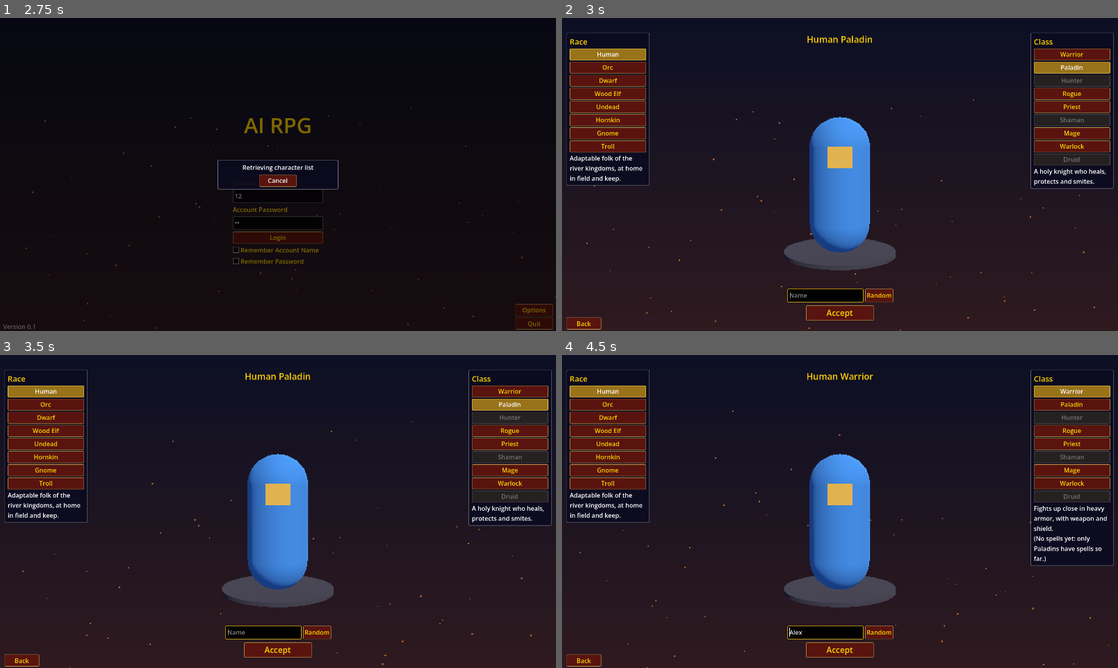
Above: before the commit, frames 1-4 (two rows, left to right).
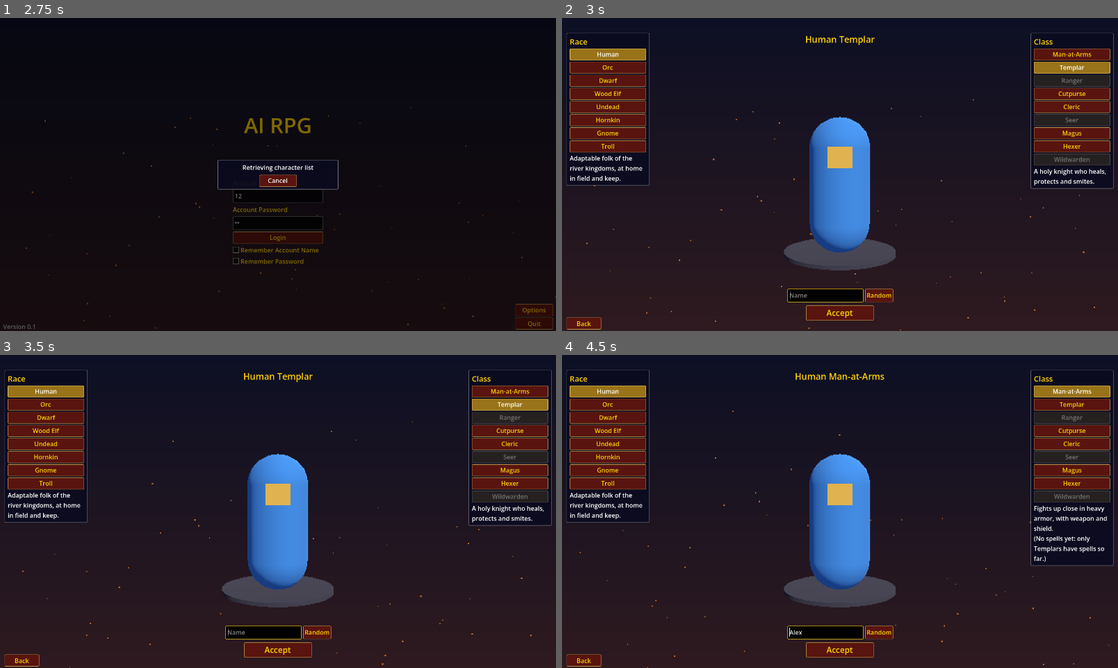
Above: after the commit, the same moments.

Repository: BountieHuntre/ai-rpg
Game: Godot game, scene res://scenes/front_end/front_end.tscn
Two runs of this game, one before a commit and one after it. Both use one fixed random seed, a clock stepped at 60 frames per second and the inputs below.
Inputs (mouse positions are in pixels of both pictures, inside the frame that each line leads up to):
- Up to frame 1 (2.75 s): click (278, 196) at 0.52 s; type "12" at 0.6 s; click (278, 221) at 0.75 s; type "12" at 0.83 s; click "Login" at 1.25 s; click "Remember Account Name" at 2 s
- Up to frame 2 (3 s): click "Remember Password" at 2.75 s
- Up to frame 3 (3.5 s): no input
- Up to frame 4 (4.5 s): click (823, 633) at 3.52 s; type "Alex" at 3.6 s; click (1073, 392) at 4.25 s, where only the run before the commit has a clickable "Warrior"

Frame 1 is identical in both runs. In frame 2, 0.6% of the frame differs, in the area x 43-96%, y 5-46%; in frame 3, 0.6%; in frame 4, 0.7%, in the area x 42-98%, y 5-64%.

Commit message:
Rename the classes, keep Presences in learned order, hide the XP bar at 60, describe buffs
Classes get the game's own names (Man-at-Arms, Templar, Ranger, Cutpurse,
Cleric, Seer, Magus, Hexer, Wildwarden); the enum and trainer key keep
classic's. Buff tooltips show what the buff does.

Co-Authored-By: Claude Opus 5.5 <noreply@anthropic.com>

Diff:
--- a/scenes/front_end/front_end.gd
+++ b/scenes/front_end/front_end.gd
@@ -415,7 +415,7 @@
 		classes.add_child(button)
 	var class_text := CLASS_TEXT[_class] as String
 	if not _class in CLASSES_WITH_SPELLS:
-		class_text += "\n(No spells yet: only Paladins have spells so far.)"
+		class_text += "\n(No spells yet: only Templars have spells so far.)"
 	var class_label := _label(class_text, Color.WHITE)
 	class_label.autowrap_mode = TextServer.AUTOWRAP_WORD_SMART
 	classes.add_child(class_label)
--- a/scenes/npcs/npc.gd
+++ b/scenes/npcs/npc.gd
@@ -5,7 +5,7 @@
 ## by the NPC's node name (see data/quests.json).
 
 @export var npc_name := "Sir Aldric Fenn"
-@export var subname := "Paladin Trainer"
+@export var subname := "Templar Trainer"
 ## Trainer list in data/classic/spells.json, or "" for none.
 @export var trainer := ""
 ## creature_template entry of a vendor in data/classic/vendors.json, or 0.
--- a/scripts/spells/spell_text.gd
+++ b/scripts/spells/spell_text.gd
@@ -21,7 +21,7 @@
 	if name.begins_with("Greater Boon of "):
 		var single := _boon(name.trim_prefix("Greater "), t)
 		if not single.is_empty():
-			return single.trim_suffix(" One Boon per Paladin on each target.") + " Blesses everyone of the target's class in your party and raid."
+			return single.trim_suffix(" One Boon per Templar on each target.") + " Blesses everyone of the target's class in your party and raid."
 	if name.begins_with("Boon of "):
 		return _boon(name, t)
 	if name.ends_with(" Presence"):
@@ -118,7 +118,7 @@
 			text = "Increases a friendly target's attributes by %s%% for %s." % [t.amount(0), lasts]
 		_:
 			return ""
-	return text + " One Boon per Paladin on each target."
+	return text + " One Boon per Templar on each target."
 
 
 static func _presence(name: String, t: _Values) -> String:
--- a/scripts/stats/classic_data.gd
+++ b/scripts/stats/classic_data.gd
@@ -11,10 +11,11 @@
 const TABLES_PATH := "res://data/classic/player_tables.json"
 const CHARACTERS_PATH := "res://data/classic/characters.json"
 
+## The game's own class names; the enum keeps classic's.
 const CLASS_NAMES := {
-	CharClass.WARRIOR: "Warrior", CharClass.PALADIN: "Paladin", CharClass.HUNTER: "Hunter",
-	CharClass.ROGUE: "Rogue", CharClass.PRIEST: "Priest", CharClass.SHAMAN: "Shaman",
-	CharClass.MAGE: "Mage", CharClass.WARLOCK: "Warlock", CharClass.DRUID: "Druid",
+	CharClass.WARRIOR: "Man-at-Arms", CharClass.PALADIN: "Templar", CharClass.HUNTER: "Ranger",
+	CharClass.ROGUE: "Cutpurse", CharClass.PRIEST: "Cleric", CharClass.SHAMAN: "Seer",
+	CharClass.MAGE: "Magus", CharClass.WARLOCK: "Hexer", CharClass.DRUID: "Wildwarden",
 }
 const RACE_NAMES := {
 	Race.HUMAN: "Human", Race.ORC: "Orc", Race.DWARF: "Dwarf", Race.NIGHT_ELF: "Wood Elf",
--- a/ui/combat_hud.gd
+++ b/ui/combat_hud.gd
@@ -175,10 +175,9 @@
 	_set_bar(_player_mana, me.mana, me.max_mana)
 	_player_mana_text.text = "%d/%d" % [int(me.mana), me.max_mana]
 	_player_level.text = "Lv %d" % me.level
-	if me.level >= ClassicData.MAX_LEVEL:
-		_set_bar(_player_xp, 1.0, 1.0)
-		_player_xp_text.text = "Max level"
-	else:
+	# No XP bar at the level cap, as in classic.
+	_player_xp.get_parent().visible = me.level < ClassicData.MAX_LEVEL
+	if me.level < ClassicData.MAX_LEVEL:
 		var needed := ClassicData.xp_to_next(me.level)
 		_set_bar(_player_xp, GameState.xp, needed)
 		_player_xp_text.text = "%d/%d XP" % [GameState.xp, needed]
@@ -692,6 +691,9 @@
 
 
 func _on_leveled_up(new_level: int) -> void:
+	# At the cap the XP bar goes, and the stance bar moves down into its place.
+	if new_level >= ClassicData.MAX_LEVEL:
+		_build.call_deferred()
 	show_banner("Level %d!" % new_level)
 	Sfx.play("level_up")
 
--- a/ui/spell_ui.gd
+++ b/ui/spell_ui.gd
@@ -251,9 +251,11 @@
 		var name: String = spell.SpellName
 		if not best.has(name) or int(spell.SpellLevel) > int(SpellDB.get_spell(best[name]).SpellLevel):
 			best[name] = id
+	# In the order each Presence was first learned (known_spells keeps learning
+	# order, and the dictionary keeps the order names were first seen), so a
+	# new rank never moves a button.
 	var ids: Array[int] = []
 	ids.assign(best.values())
-	ids.sort_custom(func(a: int, b: int) -> bool: return int(SpellDB.get_spell(a).SpellLevel) < int(SpellDB.get_spell(b).SpellLevel))
 	return ids
 
 
@@ -267,10 +269,12 @@
 	add_child(_stance_bar)
 	_stance_bar.visible = not _stance_ids.is_empty()
 	var bar_left := (_screen.x - (GameState.ACTION_SLOTS * (SLOT + GAP) - GAP)) / 2.0
+	# Above the XP bar, or straight above the action bar at the level cap.
+	var xp_room := XP_BAR + GAP if GameState.level < ClassicData.MAX_LEVEL else 0.0
 	for i in _stance_ids.size():
 		var id := _stance_ids[i]
 		var box := ColorRect.new()
-		box.position = Vector2(bar_left + i * (STANCE_SLOT + GAP), _screen.y - SLOT - 4 - GAP - XP_BAR - GAP - STANCE_SLOT) * _ui_scale
+		box.position = Vector2(bar_left + i * (STANCE_SLOT + GAP), _screen.y - SLOT - 4 - GAP - xp_room - STANCE_SLOT) * _ui_scale
 		box.size = Vector2.ONE * STANCE_SLOT * _ui_scale
 		box.mouse_filter = Control.MOUSE_FILTER_STOP
 		_stance_bar.add_child(box)
@@ -406,6 +410,10 @@
 	_buff_tooltip_text = remaining
 	var spell: Dictionary = _hovered_aura.spell
 	var lines: Array = [[SpellDB.full_name(spell), "", Color.WHITE]]
+	# What the buff does, as its spell describes it.
+	var description := SpellText.describe(spell, GameState.level, _player.spells)
+	if not description.is_empty():
+		lines.append([description, "", DESCRIPTION])
 	if not remaining.is_empty():
 		lines.append([remaining + " remaining", "", DESCRIPTION])
 	_tooltip.show_lines(lines)
Not shown, changed: CLAUDE.md
